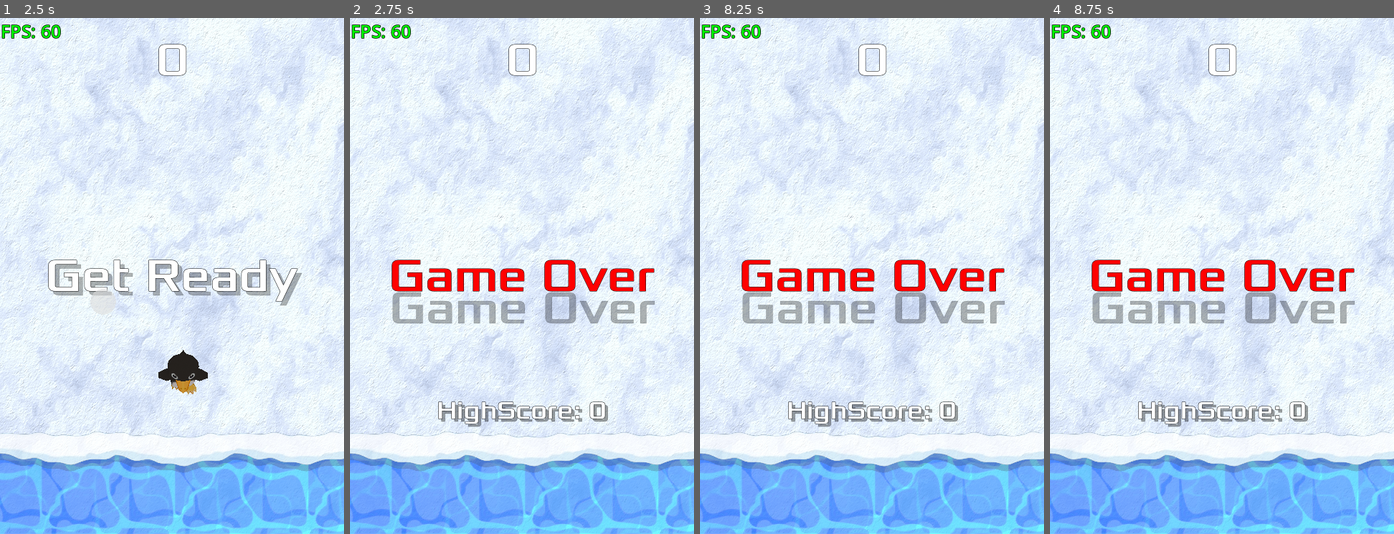
Above: before the commit, frames 1-4 (left to right).
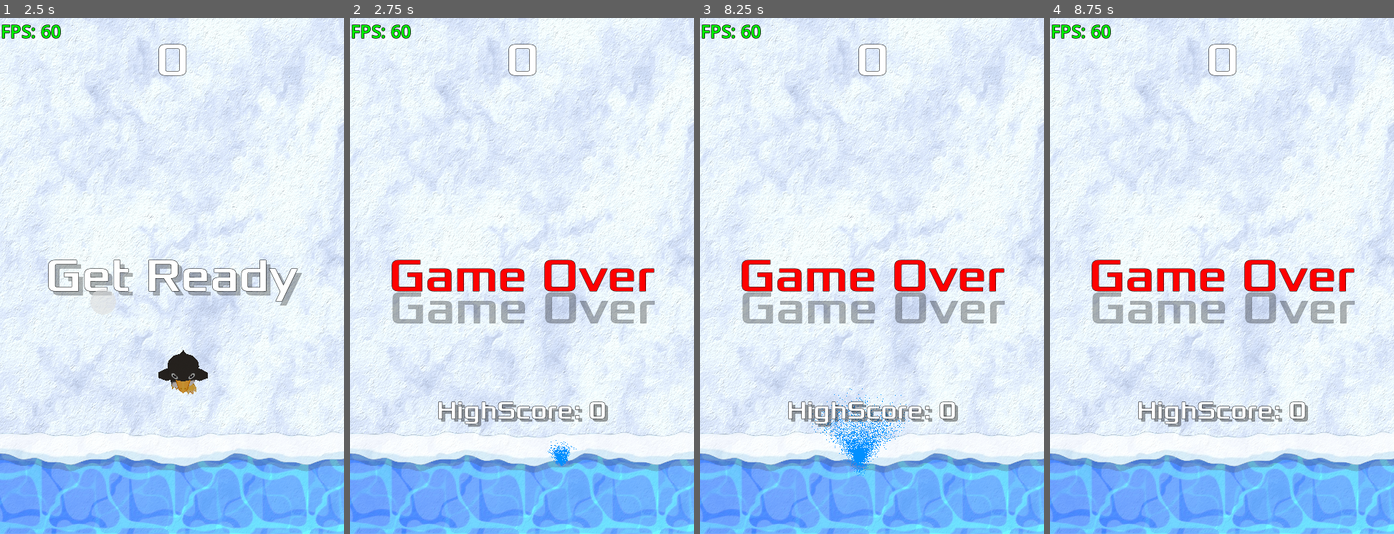
Above: after the commit, the same moments.

Repository: SeppNel/Pushy-Penguins
Game: Godot game, scene res://Main.tscn
The game is run twice, just before and just after one commit, with the same random seed, the same clock (stepped at 60 frames per second) and the same inputs. Sound files missing from this copy of the repository are replaced by a short silence.
Inputs (mouse positions are in pixels of both pictures, inside the frame that each line leads up to):
- Up to frame 1 (2.5 s): click "Start" at 0.5 s; move the mouse to (247, 250) at 1.27 s; click (247, 250) at 1.42 s; tap Enter at 2 s; drag from (103, 301) to (172, 497) at 2.02 s
- Up to frame 2 (2.75 s): no input
- Up to frame 3 (8.25 s): move the mouse to (906, 162) at 2.77 s; click (906, 162) at 2.92 s; tap Space at 3.5, 5, 7.25 s; drag from (854, 379) to (768, 198) at 3.52 s; tap Enter at 4.25, 6.5 s; move the mouse to (975, 353) at 4.27 s; click (975, 353) at 4.42 s; drag from (768, 198) to (872, 497) at 5.02 s; click "Start" at 5.75 s; move the mouse to (889, 276) at 6.52 s; click (889, 276) at 6.67 s; drag from (820, 147) to (803, 301) at 7.27 s; move the mouse to (947, 250) at 8.02 s; click (947, 250) at 8.17 s
- Up to frame 4 (8.75 s): no input

Frame 1 is identical in both runs. In frame 2, 0.1% of the frame differs, in the area x 57-66%, y 81-87%; in frame 3, 0.6%, in the area x 32-63%, y 71-89%; in frame 4, nothing differs.

Commit message:
Water splash and sprites array

Diff:
--- a/DeathBox.gd
+++ b/DeathBox.gd
@@ -1,22 +1,15 @@
 extends Area2D
 
-const waterRatio = 0.2
+const WATER_RATIO = 0.2
 
 var screen_size
 
-# Called when the node enters the scene tree for the first time.
 func _ready():
 	screen_size = get_viewport_rect().size
 	position.y = screen_size.y
-	$WaterTexture.position.y = screen_size.y * (1 - waterRatio) - screen_size.y
-	$CollisionShape2D.shape.extents = Vector2(screen_size.x, screen_size.y * waterRatio / 2 - 25)
+	$WaterTexture.position.y = screen_size.y * (1 - WATER_RATIO) - screen_size.y
+	$CollisionShape2D.shape.extents = Vector2(screen_size.x, screen_size.y * WATER_RATIO / 2 - 25)
 	$CollisionShape2D.position.y = -($CollisionShape2D.shape.get_rect().size.y) / 2
 
-
-# Called every frame. 'delta' is the elapsed time since the previous frame.
 func _process(delta):
 	pass
-	"""
-	screen_size = get_viewport_rect().size
-	position.y = screen_size.y
-	"""
--- a/Hud.gd
+++ b/Hud.gd
@@ -6,11 +6,9 @@
 var playing : bool = false
 var hue : float = 0.00
 
-# Called when the node enters the scene tree for the first time.
 func _ready():
 	pass # Replace with function body.
 
-# Called every frame. 'delta' is the elapsed time since the previous frame.
 func _process(delta):
 	if $NewHighScore.visible: # Rainbow effect for NewHighscore
 		var shadowColor = Color.from_hsv(hue, 1, 1, 1)
--- a/Main.gd
+++ b/Main.gd
@@ -1,9 +1,11 @@
 extends Node
 
 @export var mob_scene: PackedScene
+
+const BIG_PENGUIN_CHANCE = 10
+
 var score
 var highScore = 0
-var bigPenguinChance = 10
 var difficultyFactor = 0
 var defaultMobTimerWaitTime
 var highScoreUpdated : bool = false
@@ -13,6 +15,7 @@
 	save_load()
 	defaultMobTimerWaitTime = $MobTimer.wait_time
 	$HUD.update_high_score(highScore)
+	$Player.splash.connect(splash)
 
 # Called every frame. 'delta' is the elapsed time since the previous frame.
 func _process(delta):
@@ -38,6 +41,7 @@
 	highScoreUpdated = false
 	difficultyFactor = 0
 	$MobTimer.wait_time = defaultMobTimerWaitTime
+	#$MobTimer.paused = true
 	$Player.start($StartPosition.position)
 
 	$StartTimer.start()
@@ -50,10 +54,15 @@
 func _on_mob_timer_timeout():
 	# Create a new instance of the Mob scene.
 	var mob = mob_scene.instantiate()
+
+	mob.splash.connect(splash)
+
 	# Small penguin if true, big if false
-	if randi_range(1, 100) < 100 - (bigPenguinChance + 5 * difficultyFactor):
+	if randi_range(1, 100) < 100 - (BIG_PENGUIN_CHANCE + 5 * difficultyFactor):
 		mob.get_node("AnimatedSprite2D").scale = Vector2(0.05, 0.05)
 		mob.get_node("CollisionShape2D").scale = Vector2(0.5, 0.5)
+	else:
+		mob.isBigPenguin = true
 
 	# Set the mob's spawn position to a random location.
 	mob.position = Vector2(randf_range(0,480), -20)
@@ -120,3 +129,13 @@
 	# Get the data from the JSON object
 	var data = json.get_data()
 	highScore = data["high_score"]
+
+func splash(pos, size):
+	var water = preload("res://Water_Splash.tscn")
+	var instance = water.instantiate()
+	instance.position = pos
+	instance.position.y += 10
+	instance.scale = Vector2(size,size)
+	instance.scale_amount_min = size
+	instance.emitting = true
+	add_child(instance)
--- a/Main.tscn
+++ b/Main.tscn
@@ -71,6 +71,7 @@
 
 [node name="DeathBox" type="Area2D" parent="."]
 position = Vector2(0, 720)
+collision_mask = 3
 script = ExtResource("8_x28hn")
 
 [node name="WaterTexture" type="TextureRect" parent="DeathBox"]
--- a/Mob.gd
+++ b/Mob.gd
@@ -1,16 +1,25 @@
 extends RigidBody2D
 
+signal splash
+
+var isBigPenguin : bool = false
 
 # Called when the node enters the scene tree for the first time.
 func _ready():
+	var deathBox = get_parent().get_node("DeathBox")
+	deathBox.body_entered.connect(on_deathbox_entered)
+
 	$AnimatedSprite2D.play("walk")
 
+func on_deathbox_entered(body):
+	if body != self:
+		return
 
+	await get_tree().create_timer(0.2).timeout
+	var splash_size = 2 if isBigPenguin else 1
+	splash.emit(position, splash_size)
+	queue_free()
 
 # Called every frame. 'delta' is the elapsed time since the previous frame.
 func _process(delta):
 	pass
-
-
-func _on_visible_on_screen_notifier_2d_screen_exited():
-	queue_free()
--- a/Mob.tscn
+++ b/Mob.tscn
@@ -78,6 +78,4 @@
 rotation = 1.5708
 shape = SubResource("CapsuleShape2D_mkv1t")
 
-[node name="VisibleOnScreenNotifier2D" type="VisibleOnScreenNotifier2D" parent="."]
-
-[connection signal="screen_exited" from="VisibleOnScreenNotifier2D" to="." method="_on_visible_on_screen_notifier_2d_screen_exited"]
+[connection signal="splash" from="." to="." method="_on_splash"]
--- a/Music.gd
+++ b/Music.gd
@@ -1,15 +1,10 @@
 extends AudioStreamPlayer2D
 
-
-# Called when the node enters the scene tree for the first time.
 func _ready():
 	pass # Replace with function body.
 
-
-# Called every frame. 'delta' is the elapsed time since the previous frame.
 func _process(delta):
 	pass
 
-
 func _on_finished():
 	play()
--- a/Player.gd
+++ b/Player.gd
@@ -2,14 +2,16 @@
 
 signal fell
 signal touch(pos)
+signal splash(pos, size)
 
-const speed_limit = 1000
-const min_screen_clamp_offset = Vector2(20, 30) # Left, Top
-const max_screen_clamp_offset = Vector2(20, 0) # Right, Bottom
-
-const rotation_cap = 0.5
-const rotation_speed = 100.0  # Adjust for smoother or faster rotation
-const rotation_av_cap = 4.0
+const SPEED_LIMIT = 1000
+const MIN_SCREEN_CLAMP_OFFSET = Vector2(20, 30) # Left, Top
+const MAX_SCREEN_CLAMP_OFFSET = Vector2(20, 0) # Right, Bottom
+const ROTATION_CAP = 0.5
+const ROTATION_SPEED = 100.0  # Adjust for smoother or faster rotation
+const ROTATION_AV_CAP = 4.0
+#const ROTATION_SPRITES = ["up", "upright", "right", "downright", "down", "downleft", "left", "upleft", "up"]
+const ROTATION_SPRITES = ["up", "up", "up", "down", "down", "down", "down", "up", "up"]
 
 var screen_size # Size of the game window.
 var initial_touch_position := Vector2.ZERO
@@ -27,16 +29,16 @@
 
 func handleRotation():
 	# Smooth rotation to 0 (Look forward)
-	rotation = clamp(rotation, -rotation_cap, rotation_cap)
+	rotation = clamp(rotation, -ROTATION_CAP, ROTATION_CAP)
 	var angle_diff = angle_difference(rotation, 0)
-	var torque = angle_diff * rotation_speed
+	var torque = angle_diff * ROTATION_SPEED
 	apply_torque_impulse(torque)
 
 	# Clamping like before causes weird behaivour, so manual it is
-	if angular_velocity > rotation_av_cap:
-		angular_velocity = rotation_av_cap
-	elif angular_velocity < -rotation_av_cap:
-		angular_velocity = -rotation_av_cap
+	if angular_velocity > ROTATION_AV_CAP:
+		angular_velocity = ROTATION_AV_CAP
+	elif angular_velocity < -ROTATION_AV_CAP:
+		angular_velocity = -ROTATION_AV_CAP
 
 # Called every frame.
 func _integrate_forces(s):
@@ -47,12 +49,12 @@
 		rotation = 0
 
 	# Stop sideways velocity at borders
-	if position.x < min_screen_clamp_offset.x || position.x > screen_size.x - max_screen_clamp_offset.x:
+	if position.x < MIN_SCREEN_CLAMP_OFFSET.x || position.x > screen_size.x - MAX_SCREEN_CLAMP_OFFSET.x:
 		linear_velocity.x = 0
 
 	# Limit position to screen borders and velocity to custom limit
-	position = position.clamp(min_screen_clamp_offset, screen_size - max_screen_clamp_offset)
-	linear_velocity = linear_velocity.clamp(Vector2(-speed_limit, -speed_limit), Vector2(speed_limit, speed_limit))
+	position = position.clamp(MIN_SCREEN_CLAMP_OFFSET, screen_size - MAX_SCREEN_CLAMP_OFFSET)
+	linear_velocity = linear_velocity.clamp(Vector2(-SPEED_LIMIT, -SPEED_LIMIT), Vector2(SPEED_LIMIT, SPEED_LIMIT))
 
 	# Handle player rotation, we want to woddle a bit but still look forward
 	handleRotation()
@@ -74,15 +76,19 @@
 		# Update touch position
 		current_touch_position = event.position
 
+func sprite_rotation():
+	var angle = rad_to_deg(linear_velocity.angle()) + 90 # +90 bcs 0 is right and I want it up
+	if angle < 0:
+		angle += 360
+	var angle_index = round(angle / 45)
+	$AnimatedSprite2D.play(ROTATION_SPRITES[angle_index])
+
 func _process(delta):
 	if is_touching and current_touch_position != null and !is_dead :
 		var direction = current_touch_position - initial_touch_position
 		apply_joystick_force(direction)
 
-	if linear_velocity.y > 0:
-		$AnimatedSprite2D.play("down")
-	else:
-		$AnimatedSprite2D.play("up")
+	sprite_rotation()
 
 func apply_joystick_force(direction):
 	# Normalize direction to get the direction vector
@@ -102,6 +108,10 @@
 	is_dead = false
 
 func _on_death_box_body_entered(body):
+	if body != self:
+		return
+
+	splash.emit(position, 1)
 	is_dead = true
 	hide() # Player disappears after being hit.
 	fell.emit()
--- /dev/null
+++ b/Water_Splash.gd
@@ -0,0 +1,12 @@
+extends CPUParticles2D
+
+# Called when the node enters the scene tree for the first time.
+func _ready():
+	pass # Replace with function body.
+
+# Called every frame. 'delta' is the elapsed time since the previous frame.
+func _process(delta):
+	pass
+
+func _on_finished():
+	queue_free()
--- /dev/null
+++ b/Water_Splash.tscn
@@ -0,0 +1,18 @@
+[gd_scene load_steps=2 format=3 uid="uid://dquajwncs34ax"]
+
+[ext_resource type="Script" path="res://Water_Splash.gd" id="1_wtow7"]
+
+[node name="CPUParticles2D" type="CPUParticles2D"]
+emitting = false
+amount = 5000
+lifetime = 0.25
+one_shot = true
+randomness = 0.2
+emission_shape = 1
+emission_sphere_radius = 8.0
+direction = Vector2(0, -1)
+initial_velocity_max = 545.45
+color = Color(0, 0.560784, 1, 1)
+script = ExtResource("1_wtow7")
+
+[connection signal="finished" from="." to="." method="_on_finished"]
